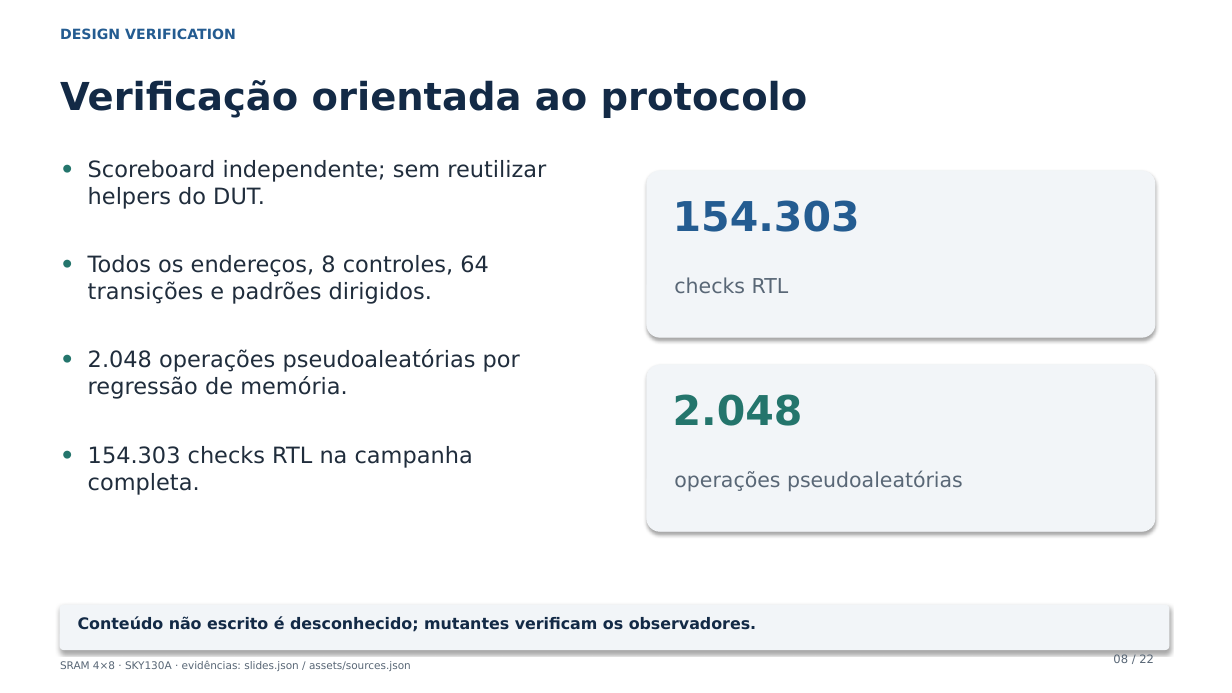
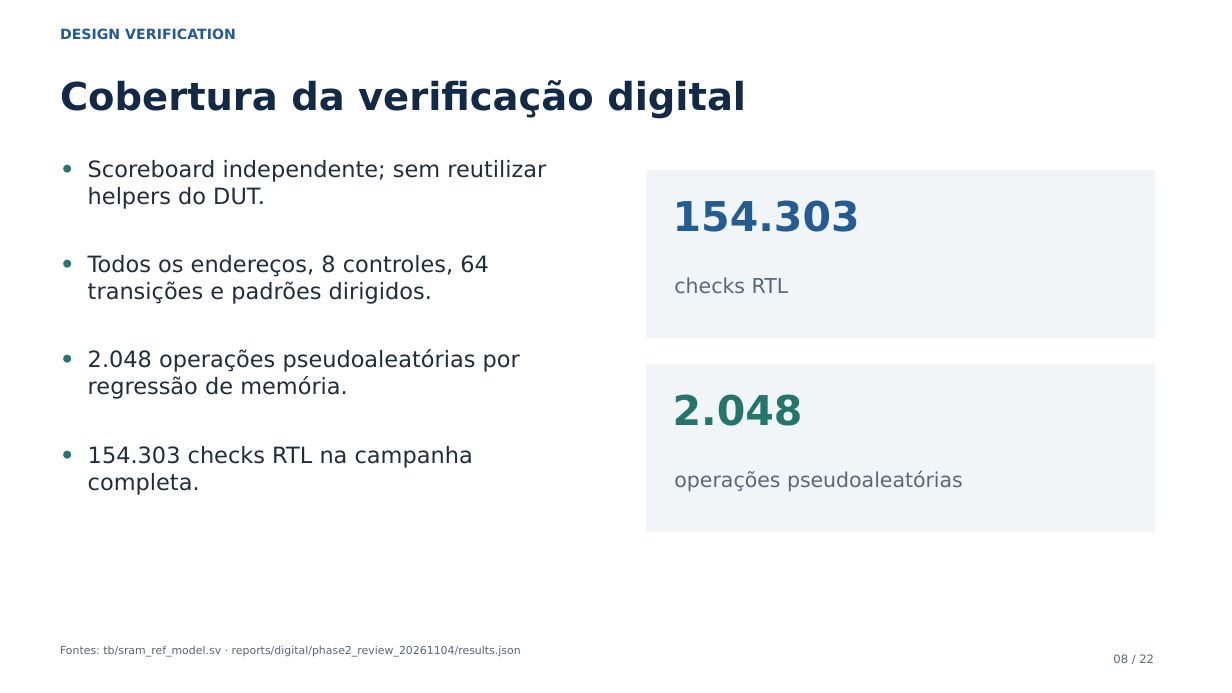
Before and after one commit to leofernandesc/Open-source-sram-memory-compiler, a slide deck: slide 8 of presentations/phase2/phase2_technical_review.pptx. Drawn at 1232x693 pixels with LibreOffice and Linux fonts; fonts in the diff are those of the drawing. Boxes give left, top, right and bottom in pixels: in the first picture for what was removed or moved away, otherwise in the second. Text is boxed around its words. In the diff, an @@ line names an element or a change of style, - is before the commit and + after.

Commit message:
docs(phase2): use descriptive academic presentation wording

```diff
--- a/presentations/phase2/phase2_technical_review.pptx
+++ b/presentations/phase2/phase2_technical_review.pptx
@@ text at <box>60,80,746,119</box>: text changed @@
-Verificação orientada ao protocolo
+Cobertura da verificação digital
@@ rectangle at <box>647,171,1155,337</box>: rounded rectangle to rectangle; shadow off @@
@@ rectangle at <box>647,365,1155,531</box>: rounded rectangle to rectangle; shadow off @@
@@ rounded rectangle removed at <box>60,605,1169,650</box> @@
@@ text removed at <box>78,616,756,632</box> @@
-Conteúdo não escrito é desconhecido; mutantes verificam os observadores.
@@ text added at <box>60,646,521,657</box>, 8.5 pt, text #596776 @@
+Fontes: tb/sram_ref_model.sv · reports/digital/phase2_review_20261104/results.json
@@ text removed at <box>60,661,411,671</box> @@
-SRAM 4×8 · SKY130A · evidências: slides.json / assets/sources.json
```
Also in this commit, not shown: 21 other slides changed, 9 other files.
